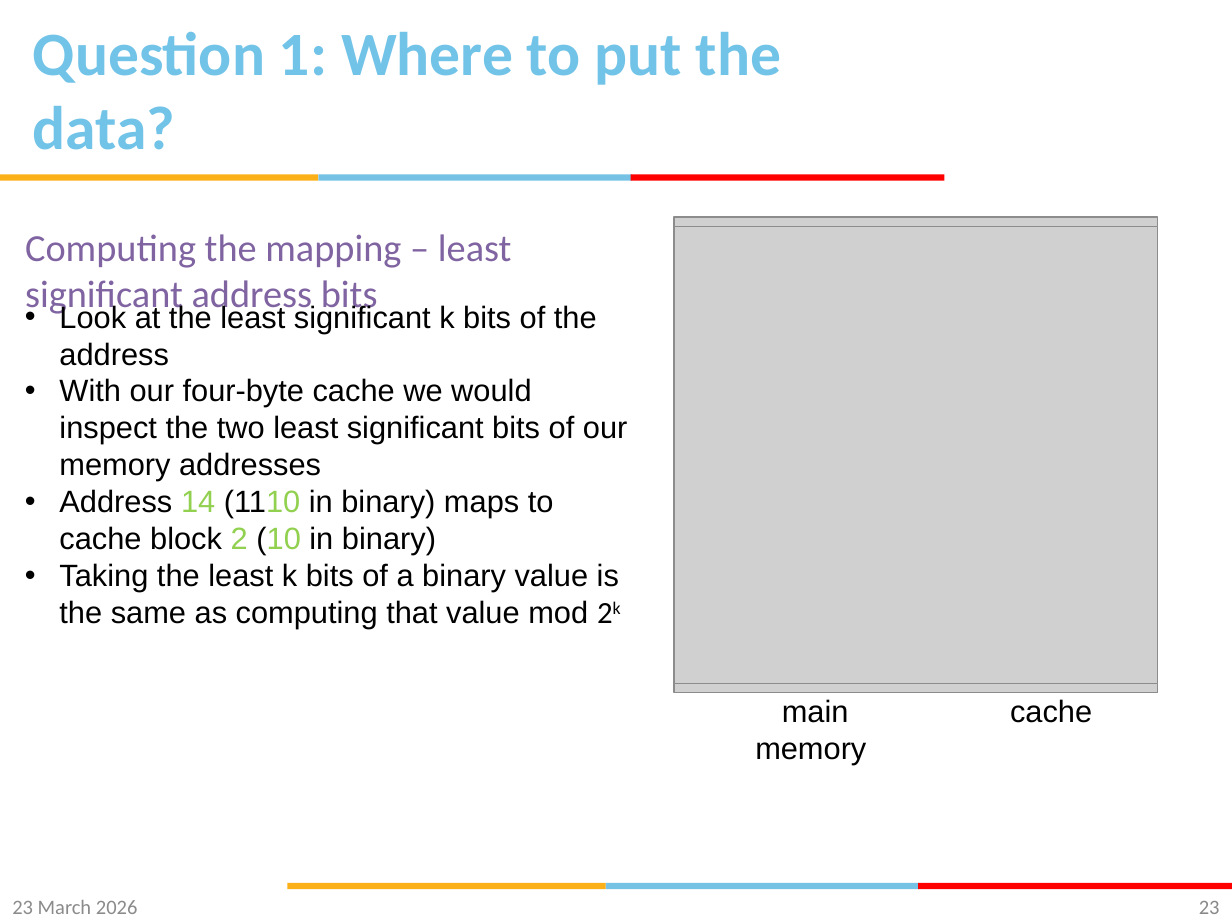
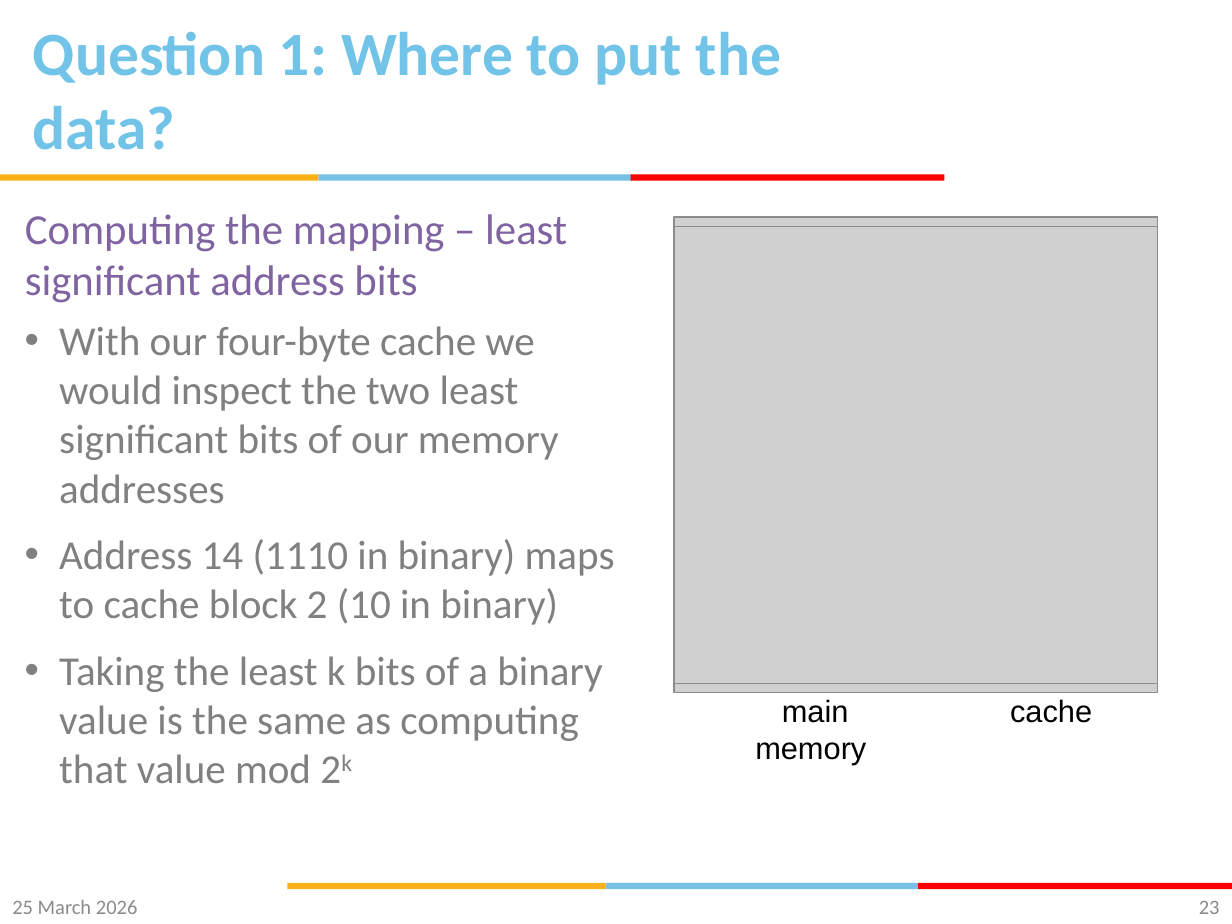
Before and after one commit to gsaurabhr-teaching/csf342-material, a slide deck: slide 23 of Lec-24-29-memory.pptx. Drawn at 1232x924 pixels with LibreOffice and Linux fonts; fonts in the diff are those of the drawing; grey boxes stand for pictures; background and template pictures are left out. Boxes give left, top, right and bottom in pixels: in the first picture for what was removed or moved away, otherwise in the second. Text is boxed around its words. In the diff, an @@ line names an element or a change of style, - is before the commit and + after.

Commit message:
direct mapped caches

```diff
--- a/Lec-24-29-memory.pptx
+++ b/Lec-24-29-memory.pptx
@@ text "Computing the mapping – least ...": place and size @@
-text "Computing the mapping – least ..." at box(25, 234, 512, 317)
+text "Computing the mapping – least ..." at box(25, 214, 567, 303)
@@ text "Computing the mapping – least ..." at box(25, 214, 567, 303): size 22.4 to 25 pt @@
@@ text "With our four-byte cache we ...": place and size @@
-text "With our four-byte cache we ..." at box(59, 303, 628, 629)
+text "With our four-byte cache we ..." at box(59, 326, 615, 783)
@@ text "With our four-byte cache we ..." at box(59, 326, 615, 783): size 18 to 24 pt, font Arial to Calibri, text colour #000000 to #808080; text colour #92D050 to #808080 in "14 (1110 2 (10"; more space between paragraphs @@
@@ text at box(59, 303, 597, 366): paragraph removed @@
-• Look at the least significant k bits of the address
@@ text at box(12, 900, 138, 914): text changed @@
-23 March 2026
+25 March 2026
```
Also in this commit, not shown: 70 other slides changed.
